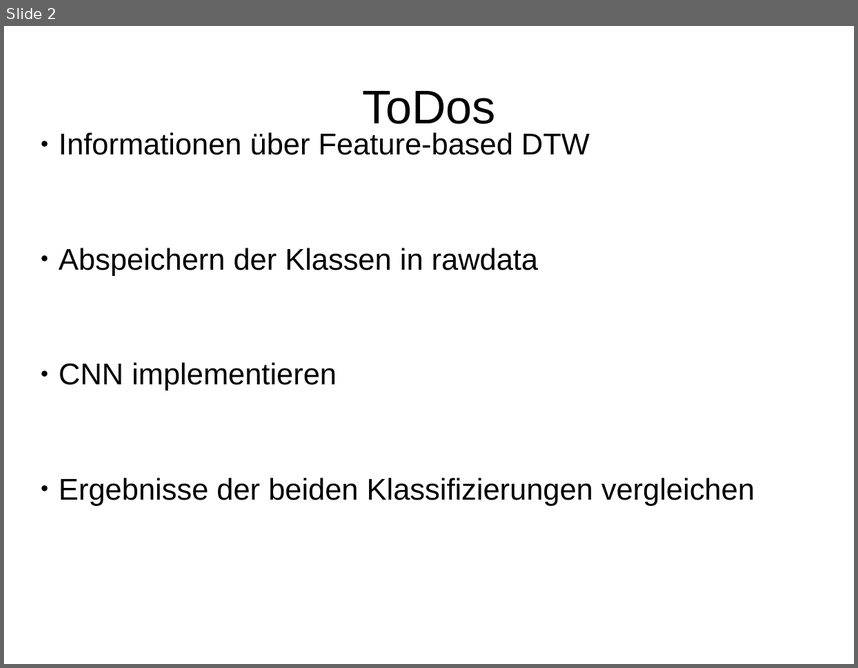
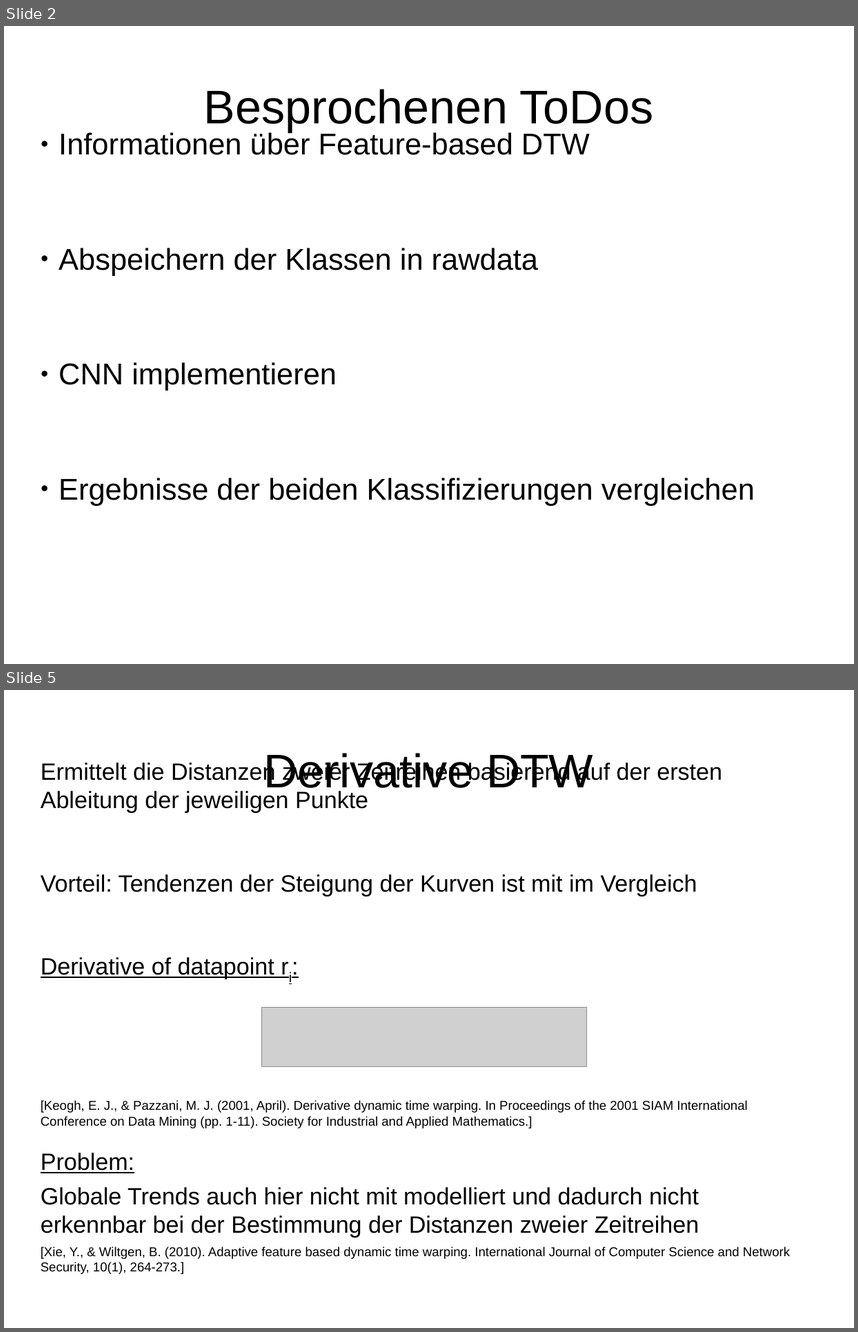
Before and after one commit to HannahSyrek/MTAnalysisOfCGMCurves, a slide deck: presentations/presentation_21_03_18.odp. Shown one above the other, each under a label of ours: slide 2 before the commit, slides 2 and 5 after it; the slides between them are not shown. The pictures are 858x668 and 858x1332 pixels, drawn with LibreOffice and Linux fonts; fonts in the diff are those of the drawing; grey boxes stand for pictures. Boxes give left, top, right and bottom in pixels: in the first picture for what was removed or moved away, otherwise in the second. Text is boxed around its words. In the diff, an @@ line names an element or a change of style, - is before the commit and + after.

Commit message:
added featurebased DTW

```diff
--- a/presentations/presentation_21_03_18.odp
+++ b/presentations/presentation_21_03_18.odp
@@ slide 5 added at [4,690,854,1328], background #FFFFFF @@
@@ title added at [264,753,593,796], 44 pt, text #000000 @@
+Derivative DTW
@@ subtitle added at [41,791,790,1274], 12 pt, text #000000 @@
+Ermittelt die Distanzen zweier Zeitreihen basierend auf der ersten Ableitung der jeweiligen Punkte
+Vorteil: Tendenzen der Steigung der Kurven ist mit im Vergleich
+Derivative of datapoint ri:
+[Keogh, E. J., & Pazzani, M. J. (2001, April). Derivative dynamic time warping. In Proceedings of the 2001 SIAM International Conference on Data Mining (pp. 1-11). Society for Industrial and Applied Mathematics.]
+Problem:
+Globale Trends auch hier nicht mit modelliert und dadurch nicht erkennbar bei der Bestimmung der Distanzen zweier Zeitreihen
+[Xie, Y., & Wiltgen, B. (2010). Adaptive feature based dynamic time warping. International Journal of Computer Science and Network Security, 10(1), 264-273.]
@@ picture added at [261,1007,587,1067] @@
@@ slide 2 changed as well @@
@@ title at [204,89,654,132]: text changed @@
-ToDos
+Besprochenen ToDos
```
Also in this commit, not shown: 2 other slides changed, 5 other slides added, 3 slides removed, 13 other files.
